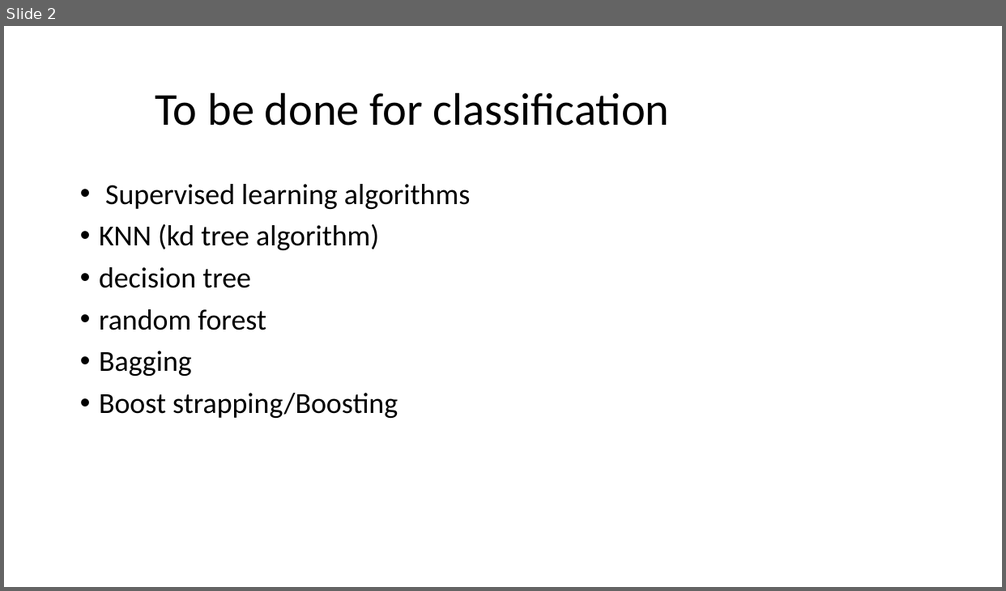
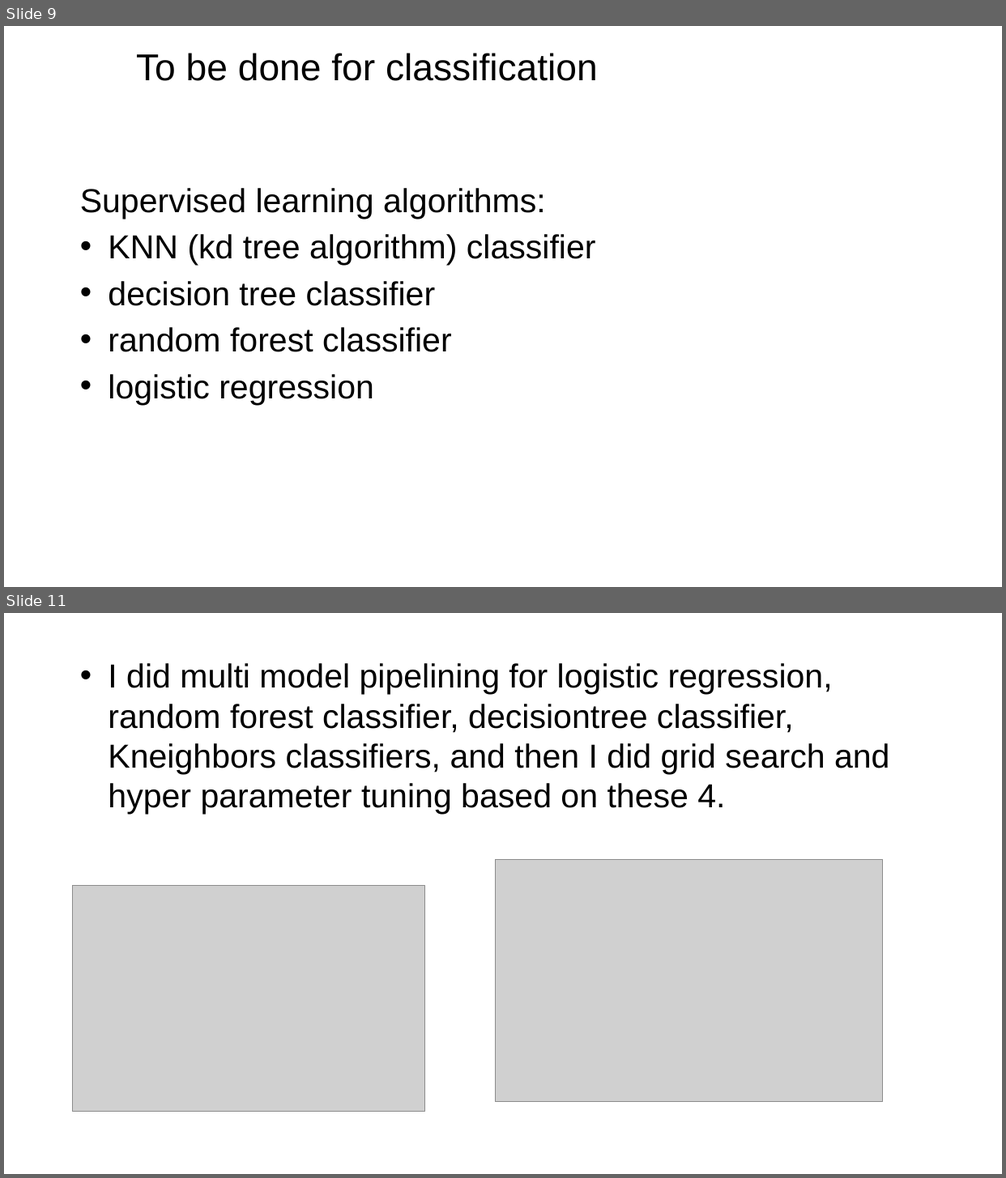
Before and after one commit to adityaravichander45/october-wkshop, a slide deck: Hackathon workshop.pptx. Shown one above the other, each under a label of ours: slide 2 before the commit, slides 9 and 11 after it; the slides between them are not shown. The pictures are 1006x591 and 1006x1178 pixels, drawn with LibreOffice and Linux fonts; fonts in the diff are those of the drawing; grey boxes stand for pictures; background and template pictures are left out. Boxes give left, top, right and bottom in pixels: in the first picture for what was removed or moved away, otherwise in the second. Text is boxed around its words. In the diff, an @@ line names an element or a change of style, - is before the commit and + after.

```diff
--- a/Hackathon workshop.pptx
+++ b/Hackathon workshop.pptx
@@ slide 11 added at (x1=4, y1=613, x2=1002, y2=1174), background picture (left out) @@
@@ text added at (x1=108, y1=663, x2=890, y2=815), 32 pt, text #000000 @@
+• I did multi model pipelining for logistic regression, random forest classifier, decisiontree classifier, Kneighbors classifiers, and then I did grid search and hyper parameter tuning based on these 4.
@@ picture added at (x1=495, y1=859, x2=883, y2=1102) @@
@@ picture added at (x1=73, y1=885, x2=424, y2=1112) @@
@@ what was slide 2 is now slide 9 @@
@@ slide 9 changed as well @@
@@ title "To be done for classification" moved from (x1=155, y1=92, x2=670, y2=126) to (x1=136, y1=53, x2=598, y2=81) @@
@@ title "To be done for classification" at (x1=136, y1=53, x2=598, y2=81): size 44 to 36 pt, font Calibri to Arial; line spacing 0.9 to 1 @@
@@ text at (x1=80, y1=188, x2=596, y2=405): text changed; size 28 to 32 pt; font Calibri to Arial @@
-• Supervised learning algorithms
-• KNN (kd tree algorithm)
-• decision tree
-• random forest
-• Bagging
-• Boost strapping/Boosting
+Supervised learning algorithms:
+• KNN (kd tree algorithm) classifier
+• decision tree classifier
+• random forest classifier
+• logistic regression
```
Also in this commit, not shown: 7 other slides changed, 2 other slides added, 12 slides removed.
